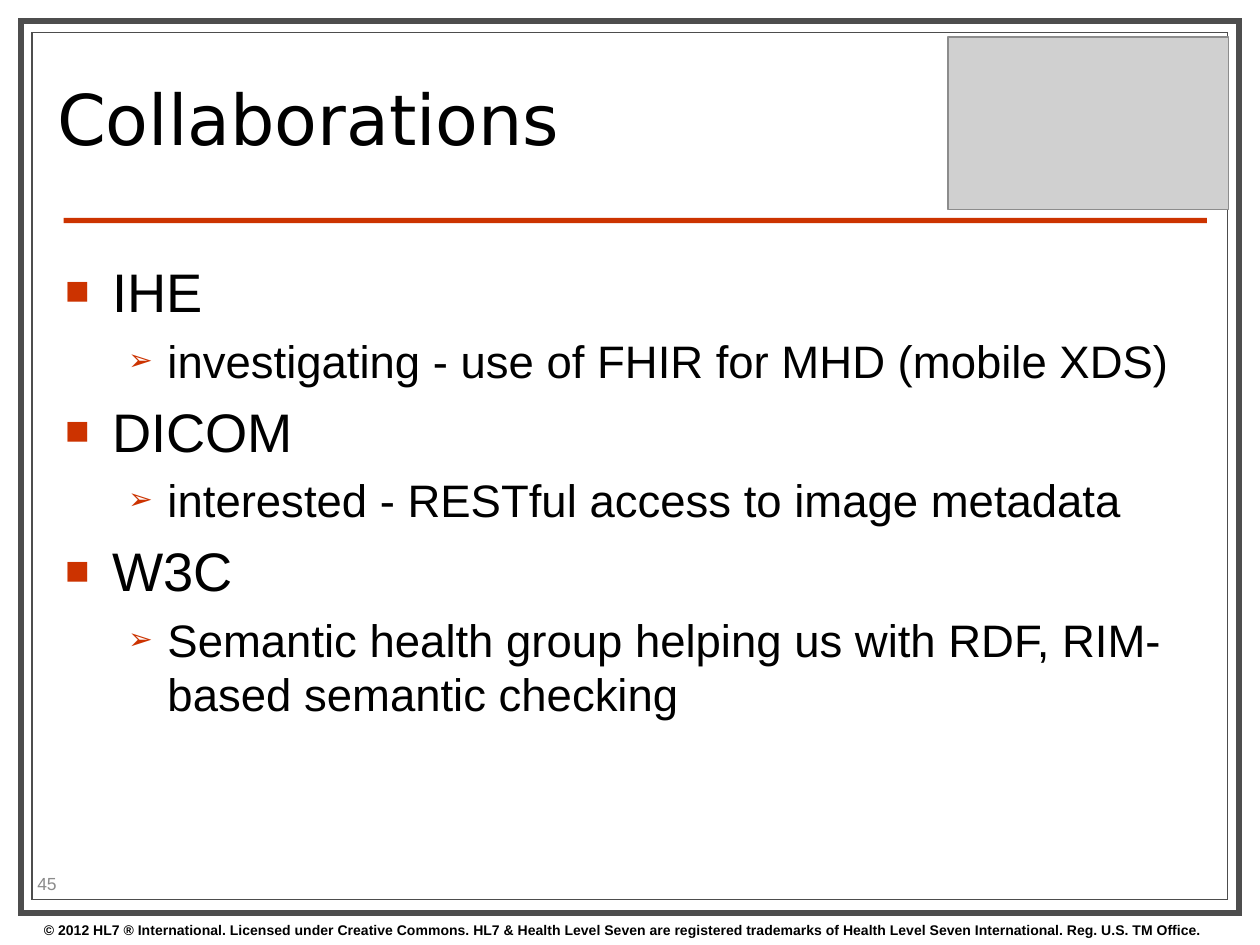
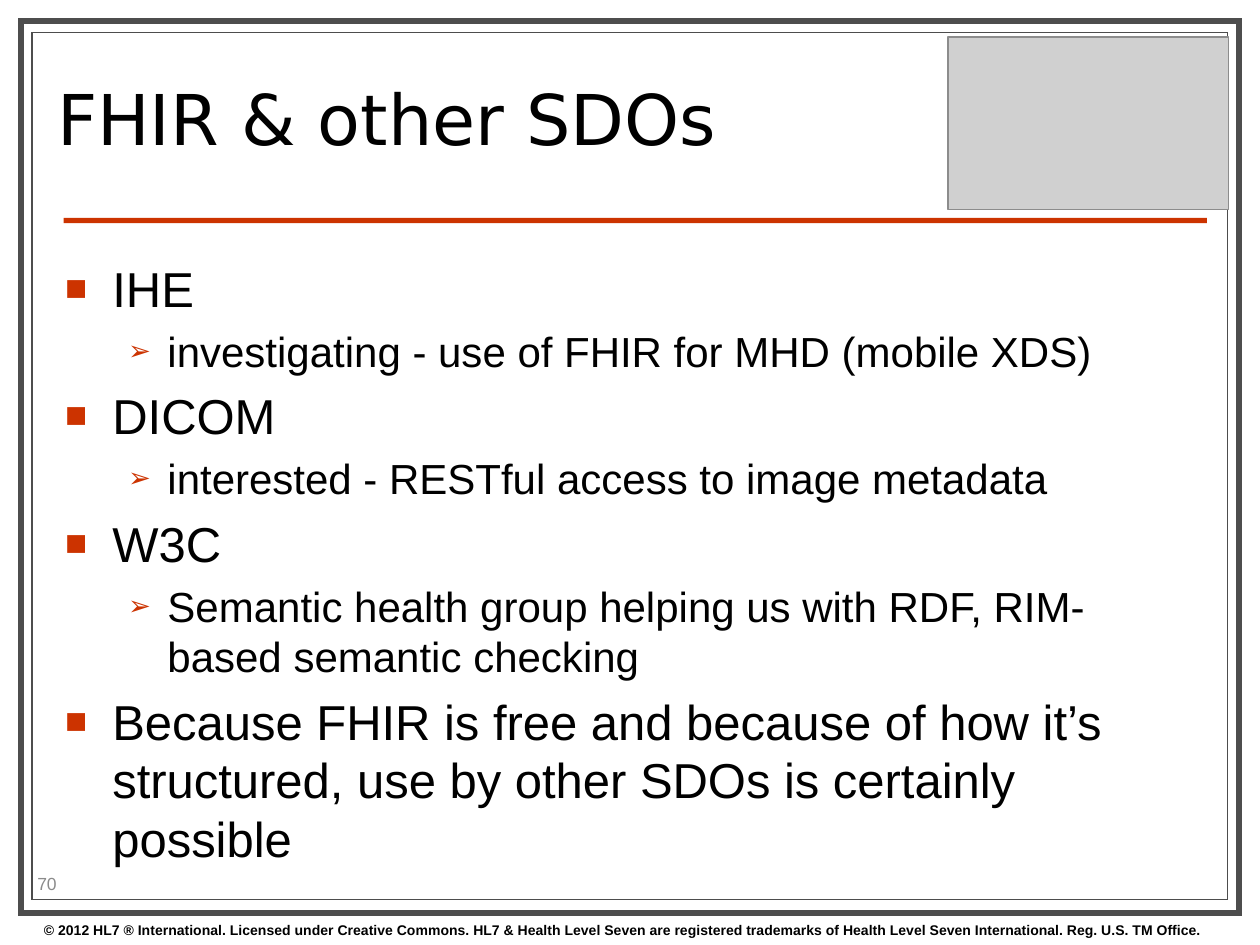
Before and after one commit to vista-novo/fhir, a slide deck: slide 70 of presentations/2013-01 Tutorials/Introduction to FHIR.pptx (slide 45 before the commit). Drawn at 1260x945 pixels with LibreOffice and Linux fonts; fonts in the diff are those of the drawing; grey boxes stand for pictures; background and template pictures are left out. Boxes give left, top, right and bottom in pixels: in the first picture for what was removed or moved away, otherwise in the second. Text is boxed around its words. In the diff, an @@ line names an element or a change of style, - is before the commit and + after.

```diff
--- a/presentations/2013-01 Tutorials/Introduction to FHIR.pptx
+++ b/presentations/2013-01 Tutorials/Introduction to FHIR.pptx
@@ title at <box>57,91,716,146</box>: text changed @@
-Collaborations
+FHIR & other SDOs
@@ text at <box>112,273,1091,681</box>: size 31 to 28 pt in "IHE", "DICOM", "W3C"; size 26 to 24 pt in "investigating - use of FHIR for MHD ...", "interested - RESTful access to image metadata", "Semantic health group helping us with RDF, ..." @@
@@ text at <box>112,704,1102,867</box>: paragraph added @@
+■ Because FHIR is free and because of how it’s structured, use by other SDOs is certainly possible
@@ page number at <box>37,878,56,890</box>: text changed @@
-45
+70
```
Also in this commit, not shown: 8 other slides changed, 40 slides added, 7 slides removed.
